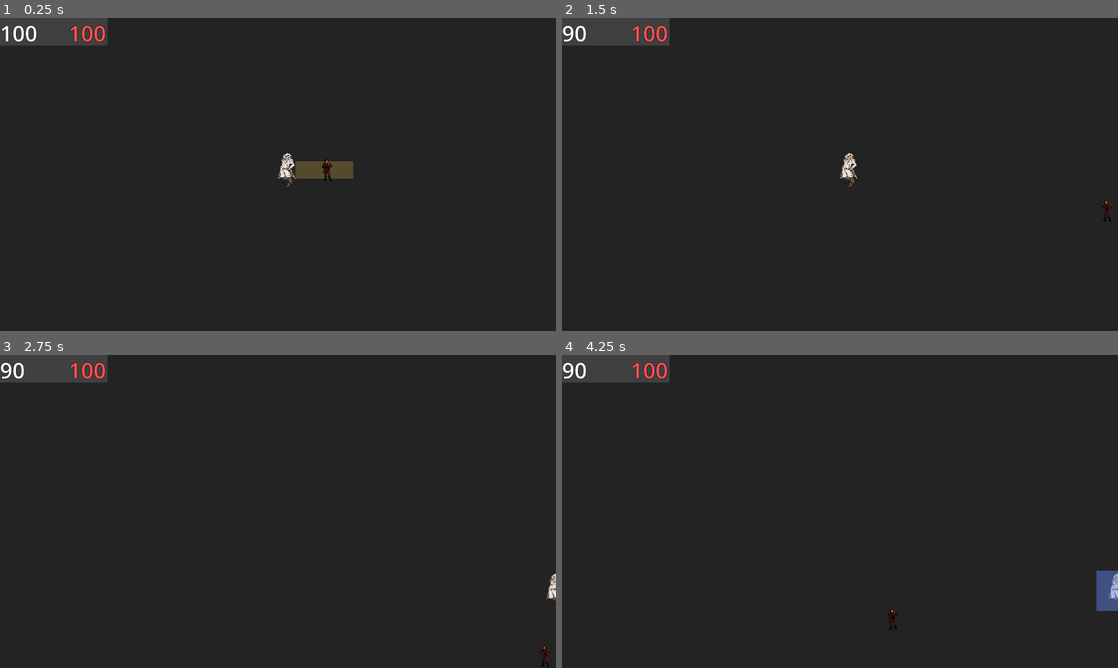
Above: before the commit, frames 1-4 (two rows, left to right).
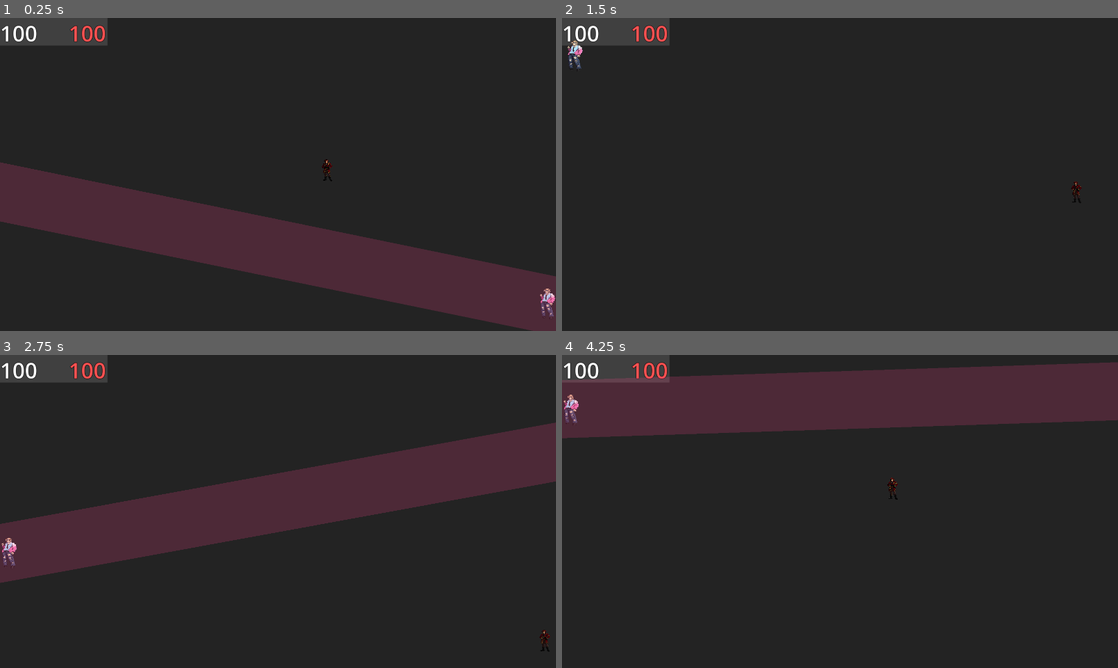
Above: after the commit, the same moments.

Repository: z3roco01/2025-skills-game
Game: Godot game, scene res://scenes/main.tscn
Two runs of this game, one before a commit and one after it. Both use one fixed random seed, a clock stepped at 60 frames per second and the inputs below.
Inputs (mouse positions are in pixels of both pictures, inside the frame that each line leads up to):
- Up to frame 1 (0.25 s): no input
- Up to frame 2 (1.5 s): move the mouse to (962, 158) at 0.52 s; hold D (right) 0.53-1.28 s; tap Shift (dash) at 0.6, 1.35 s; click (962, 158) at 0.67 s; move the mouse to (728, 190) at 1.27 s; hold S (back) from 1.28 s (still down)
- Up to frame 3 (2.75 s): move the mouse to (333, 442) at 2.02 s; release S (back) at 2.03 s; hold D (right) from 2.03 s (still down); click (333, 442) at 2.1 s; tap Shift (dash) at 2.3 s
- Up to frame 4 (4.25 s): tap Enter at 2.75 s; move the mouse to (812, 574) at 2.77 s; release D (right) at 2.78 s; hold W (up) 2.78-3.53 s; right-click (812, 574) at 2.85 s; click (812, 574) at 2.92 s; tap Shift (dash) at 3.05, 3.6 s; move the mouse to (1006, 558) at 3.52 s; hold A (left) from 3.53 s (still down)

The runs differ from the first frame. In frame 1, 20% of the frame differs, in the area x 0-100%, y 43-100%; in frame 2, 0.5%; in frame 3, 19%; in frame 4, 19%.

Commit message:
implement dash attack

Diff:
--- a/project.godot
+++ b/project.godot
@@ -24,6 +24,7 @@
 
 window/size/viewport_width=1920
 window/size/viewport_height=1080
+window/size/initial_position_type=3
 window/size/borderless=true
 window/stretch/mode="viewport"
 
--- /dev/null
+++ b/scenes/lance_enemy.tscn
@@ -0,0 +1,50 @@
+[gd_scene load_steps=5 format=3 uid="uid://b53u1qvna51bu"]
+
+[ext_resource type="Script" path="res://scripts/lance_enemy.gd" id="1_cvgbt"]
+[ext_resource type="Texture2D" uid="uid://dwqblit8de7w7" path="res://textures/Lance Neutral.png" id="2_hlwu3"]
+
+[sub_resource type="RectangleShape2D" id="RectangleShape2D_7rqhy"]
+size = Vector2(60, 120)
+
+[sub_resource type="RectangleShape2D" id="RectangleShape2D_xs6hg"]
+size = Vector2(150, 200)
+
+[node name="lanceEnemy" type="RigidBody2D"]
+gravity_scale = 0.0
+freeze_mode = 1
+script = ExtResource("1_cvgbt")
+
+[node name="485b60d7-628c-4763-8717-b0b0f7a0f7f5" type="Sprite2D" parent="."]
+position = Vector2(-9.53674e-07, -2.14577e-06)
+scale = Vector2(0.0497592, 0.0375587)
+texture = ExtResource("2_hlwu3")
+
+[node name="CollisionShape2D" type="CollisionShape2D" parent="."]
+position = Vector2(-1, -1)
+shape = SubResource("RectangleShape2D_7rqhy")
+
+[node name="rotators" type="Node2D" parent="."]
+position = Vector2(2, 0)
+
+[node name="dashArrow" type="ColorRect" parent="rotators"]
+offset_left = -268.0
+offset_top = -103.0
+offset_right = 2732.0
+offset_bottom = 97.0
+color = Color(1, 0.266667, 0.541176, 0.192157)
+
+[node name="dashWaitTimer" type="Timer" parent="."]
+wait_time = 0.4
+one_shot = true
+
+[node name="dashCDTimer" type="Timer" parent="."]
+wait_time = 0.1
+one_shot = true
+
+[node name="dashAttackHitBox" type="Area2D" parent="."]
+
+[node name="CollisionShape2D" type="CollisionShape2D" parent="dashAttackHitBox"]
+shape = SubResource("RectangleShape2D_xs6hg")
+
+[connection signal="body_entered" from="." to="." method="_on_body_entered"]
+[connection signal="body_entered" from="dashAttackHitBox" to="." method="_on_dash_attack_hit_box_body_entered"]
--- a/scenes/testworld.tscn
+++ b/scenes/testworld.tscn
@@ -2,7 +2,7 @@
 
 [ext_resource type="PackedScene" uid="uid://6vtbxytds8cv" path="res://scenes/player.tscn" id="1_52pld"]
 [ext_resource type="Script" path="res://scripts/testworld.gd" id="1_jgkv1"]
-[ext_resource type="PackedScene" uid="uid://b2i7pjju13kv1" path="res://scenes/carmile_enemy.tscn" id="5_ok8dc"]
+[ext_resource type="PackedScene" uid="uid://b53u1qvna51bu" path="res://scenes/lance_enemy.tscn" id="3_qi556"]
 
 [sub_resource type="WorldBoundaryShape2D" id="WorldBoundaryShape2D_vgk6v"]
 normal = Vector2(0, 1)
@@ -52,12 +52,9 @@
 [node name="CollisionShape2D" type="CollisionShape2D" parent="wall3"]
 shape = SubResource("WorldBoundaryShape2D_tli6n")
 
-[node name="carmileEnemy" parent="." instance=ExtResource("5_ok8dc")]
-position = Vector2(-575, -31)
-
 [node name="player" parent="." node_paths=PackedStringArray("enemy") instance=ExtResource("1_52pld")]
 position = Vector2(170, -15)
-enemy = NodePath("../carmileEnemy")
+enemy = NodePath("../lanceEnemy")
 
 [node name="ColorRect" type="ColorRect" parent="."]
 offset_left = -960.0
@@ -90,3 +87,6 @@
 
 [node name="waittimer" type="Timer" parent="."]
 one_shot = true
+
+[node name="lanceEnemy" parent="." instance=ExtResource("3_qi556")]
+position = Vector2(-267, -18)
--- /dev/null
+++ b/scripts/lance_enemy.gd
@@ -0,0 +1,100 @@
+extends Enemy
+
+var attackPhase = 0 # tracks which phase lance is currently in
+var random = RandomNumberGenerator.new()
+# phases:
+# 0 - fast dash attacks
+# 1 - comb + jab attack
+# 2 - poison clouds
+
+var dashAttacking = false
+
+const P1_DASH_DAMAGE = 10
+const P1_DASH_AMOUNT = 10 #amount of dashes in first phase
+
+const TOP_WALL = 0
+const BOTTOM_WALL = 1
+const LEFT_WALL = 2
+const RIGHT_WALL = 3
+
+const ARENA_WIDTH = 1920.0
+const ARENA_HEIGHT = 1080.0
+
+const SPRITE_WIDTH = 60.0
+const SPRITE_HEIGHT = 120.0
+
+@onready var dashWaitTimer = $dashWaitTimer
+@onready var dashCDTimer = $dashCDTimer
+@onready var dashArrow = $rotators/dashArrow
+
+func idleAction() -> void:
+	pass
+
+func attack() -> void:
+	p1DashAttack()
+
+# lance dashes across the screen, if player is hit damage is done!
+func p1DashAttack() -> void:
+	attackCooldown = 1000000
+	for n in range(P1_DASH_AMOUNT):
+		# pick a wall to start at
+		var startWall = random.randi_range(0, 3)
+		var endWall = findOppositeWall(startWall)
+		# find pos to start at
+		var startPoint = randomiseWallPosition(startWall)
+		# find pos to end at
+		var endPoint = randomiseWallPosition(endWall)
+		position = startPoint # move to start point
+		rotators.look_at(endPoint)
+		dashArrow.visible = true # show arrow
+		dashWaitTimer.start() # wait until attacking
+		await dashWaitTimer.timeout
+		dashArrow.visible = false # hide arrow
+		# start dashing
+		dashAttacking = true
+		var tween = get_tree().create_tween().set_trans(Tween.TRANS_SINE)
+		tween.tween_property(self, "position", endPoint, 0.3)
+		await tween.finished
+		dashAttacking = false
+		# wait a little more before starting next dash
+		dashCDTimer.start()
+		await dashCDTimer.timeout
+
+
+# helper method that gives a random Vector2 on one of the side walls of arena
+func randomiseWallPosition(wall: int) -> Vector2:
+
+	# initialise position vector
+	var wallPos = Vector2(0,0)
+
+	# decide where the attack will start and end
+	if(wall == TOP_WALL):
+		wallPos.y += (-ARENA_HEIGHT/2 + SPRITE_HEIGHT/2)
+		wallPos.x += random.randi_range(-ARENA_WIDTH/2, ARENA_WIDTH/2)
+	elif(wall == LEFT_WALL):
+		wallPos.x += (-ARENA_WIDTH/2 + SPRITE_WIDTH/2)
+		wallPos.y += random.randi_range(-ARENA_HEIGHT/2, ARENA_HEIGHT/2)
+	elif(wall == BOTTOM_WALL):
+		wallPos.y += ARENA_HEIGHT/2 - SPRITE_HEIGHT/2
+		wallPos.x += random.randi_range(-ARENA_WIDTH/2, ARENA_WIDTH/2)
+	elif(wall == RIGHT_WALL):
+		wallPos.x += ARENA_WIDTH/2 - SPRITE_WIDTH/2
+		wallPos.y += random.randi_range(-ARENA_HEIGHT/2, ARENA_HEIGHT/2)
+
+	return wallPos
+
+
+# helper method that returns int of opposite wall
+func findOppositeWall(wall: int) -> int:
+	if(wall == BOTTOM_WALL || wall == RIGHT_WALL):
+		return wall - 1
+	elif(wall == TOP_WALL || wall == LEFT_WALL):
+		return wall + 1
+	else:
+		return 0
+
+
+
+func _on_dash_attack_hit_box_body_entered(body: Node2D) -> void:
+	if(dashAttacking && body == player): #check for dash hit
+		player.damage(P1_DASH_DAMAGE) # do damage
--- a/scripts/testworld.gd
+++ b/scripts/testworld.gd
@@ -1,6 +1,6 @@
 extends Node2D
 
-@onready var carmile = $carmileEnemy
+@onready var carmile = $lanceEnemy
 @onready var waittimer = $waittimer
 
 func _ready() -> void:
Not shown: 1 places in scenes/Enemy.tscn that only renumber resources
Binary file added: textures/Lance Neutral.png
Not shown, added: textures/Lance Neutral.png.import
